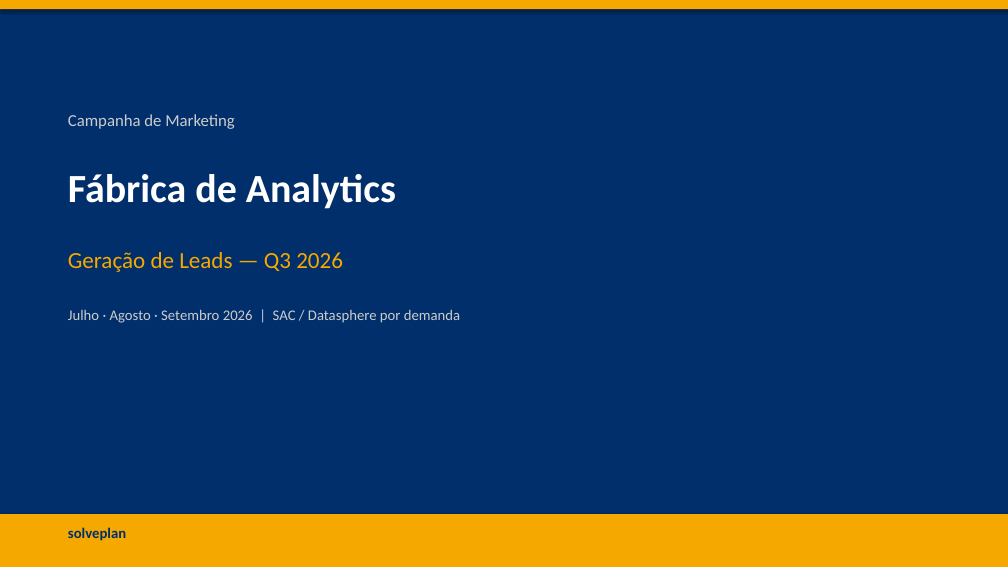
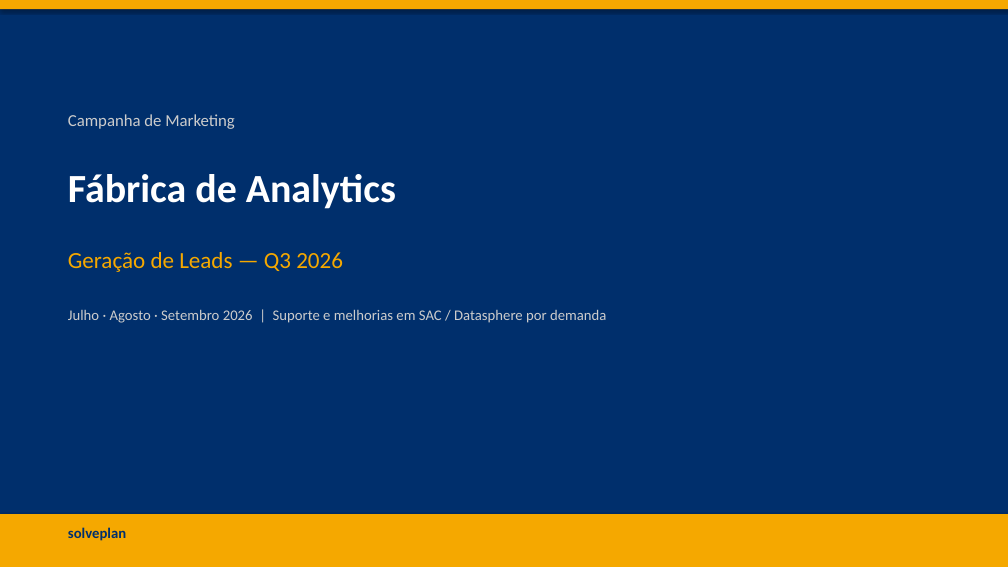
Before and after one commit to frsant96-gif/marketing-agents, a slide deck: slide 1 of marketing/campanhas/fabrica-de-analytics-q3-2026/Fabrica_Analytics_Q3_2026_Campanha.pptx. Drawn at 1008x567 pixels with LibreOffice and Linux fonts; fonts in the diff are those of the drawing. Boxes give left, top, right and bottom in pixels: in the first picture for what was removed or moved away, otherwise in the second. Text is boxed around its words. In the diff, an @@ line names an element or a change of style, - is before the commit and + after.

```diff
--- a/marketing/campanhas/fabrica-de-analytics-q3-2026/Fabrica_Analytics_Q3_2026_Campanha.pptx
+++ b/marketing/campanhas/fabrica-de-analytics-q3-2026/Fabrica_Analytics_Q3_2026_Campanha.pptx
@@ text at box(68, 309, 606, 323): text changed @@
-Julho · Agosto · Setembro 2026 | SAC / Datasphere por demanda
+Julho · Agosto · Setembro 2026 | Suporte e melhorias em SAC / Datasphere por demanda
```
Also in this commit, not shown: 4 other slides changed, 2 other files.
